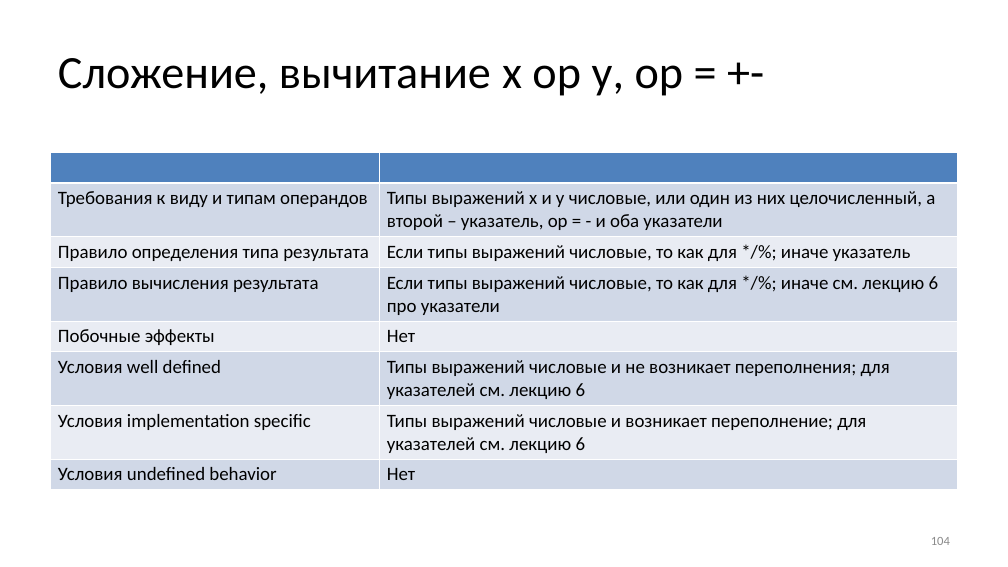
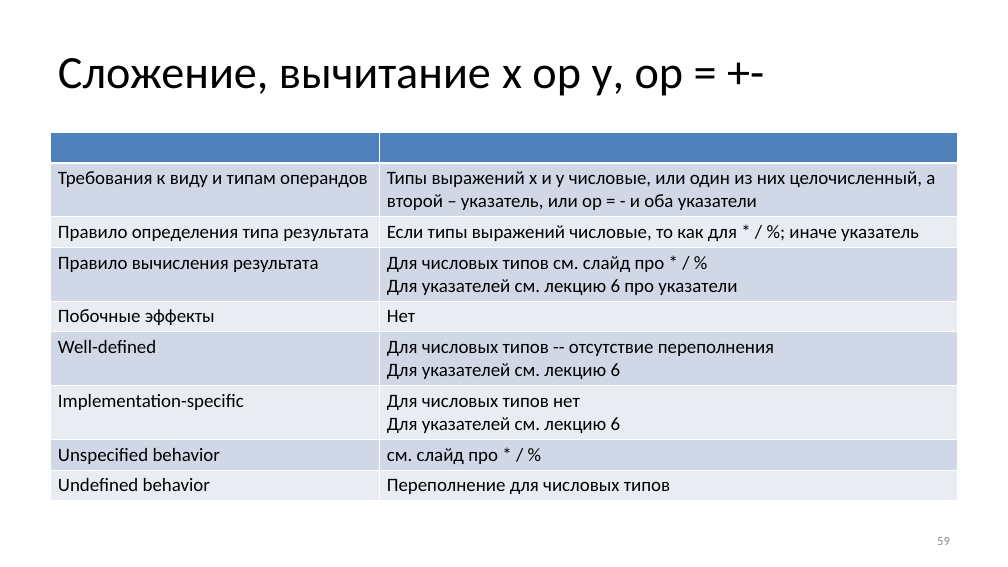
Before and after one commit to Evgueni-Petrov-aka-espetrov/Algorithms-and-Programming-in-C-pptx, a slide deck: slide 59 of 04 Выражения.pptx (slide 104 before the commit). Drawn at 1008x567 pixels with LibreOffice and Linux fonts; fonts in the diff are those of the drawing. Boxes give left, top, right and bottom in pixels: in the first picture for what was removed or moved away, otherwise in the second. Text is boxed around its words. In the diff, an @@ line names an element or a change of style, - is before the commit and + after.

Commit message:
переструктурировал, добавил unspecified behavior

```diff
--- a/04 Выражения.pptx
+++ b/04 Выражения.pptx
@@ table at (x1=51, y1=132, x2=958, y2=498) @@
-row 2, column 2: Типы выражений х и у числовые, или один из них целочисленный, а второй – указатель, ор = - и оба указатели
+row 2, column 2: Типы выражений х и у числовые, или один из них целочисленный, а второй – указатель, или ор = - и оба указатели
-row 3, column 2: Если типы выражений числовые, то как для */%; иначе указатель
+row 3, column 2: Если типы выражений числовые, то как для * / %; иначе указатель
-row 4, column 2: Если типы выражений числовые, то как для */%; иначе см. лекцию 6 про указатели
+row 4, column 2: Для числовых типов см. слайд про * / % Для указателей см. лекцию 6 про указатели
-row 6: Условия well defined | Типы выражений числовые и не возникает переполнения; для указателей см. лекцию 6
-row 7: Условия implementation specific | Типы выражений числовые и возникает переполнение; для указателей см. лекцию 6
-row 8: Условия undefined behavior | Нет
+row 6: Well-defined | Для числовых типов -- отсутствие переполнения / Для указателей см. лекцию 6
+row 7: Implementation-specific | Для числовых типов нет / Для указателей см. лекцию 6
+row 8: Unspecified behavior | см. слайд про * / %
+row 9: Undefined behavior | Переполнение для числовых типов
@@ table resized from (x1=51, y1=152, x2=958, y2=486) to (x1=51, y1=132, x2=958, y2=498) @@
@@ page number at (x1=937, y1=537, x2=950, y2=545): text changed @@
-104
+59
```
Also in this commit, not shown: 27 other slides changed, 3 slides added.
